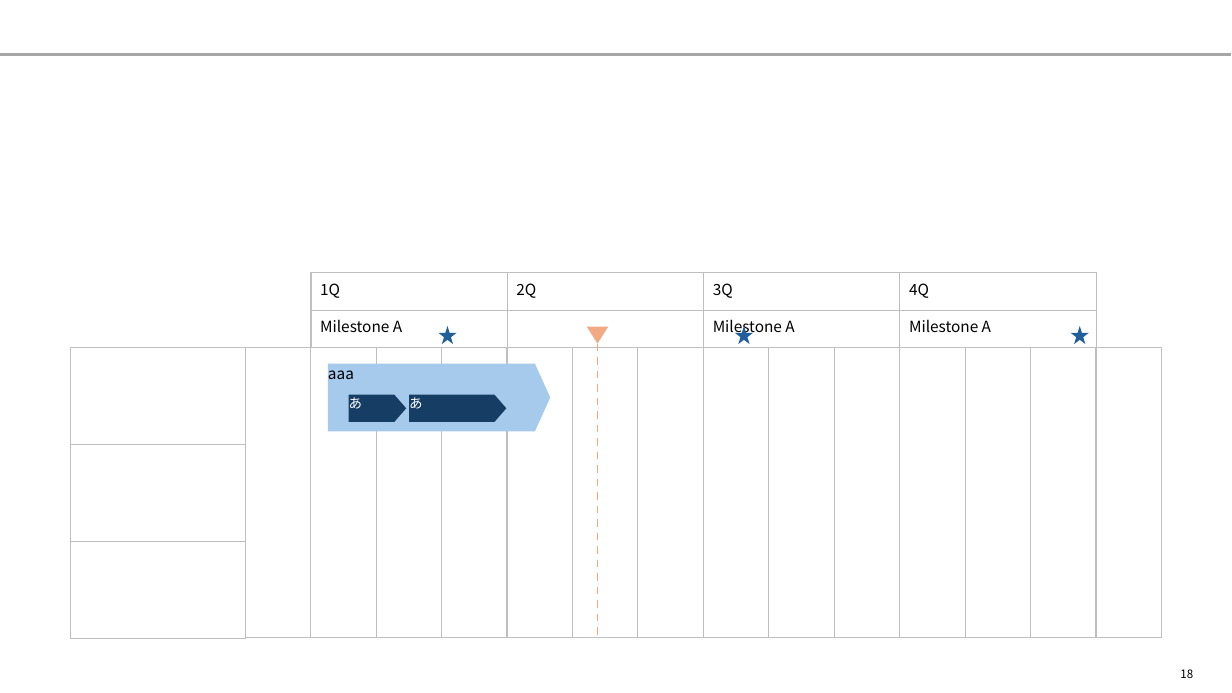
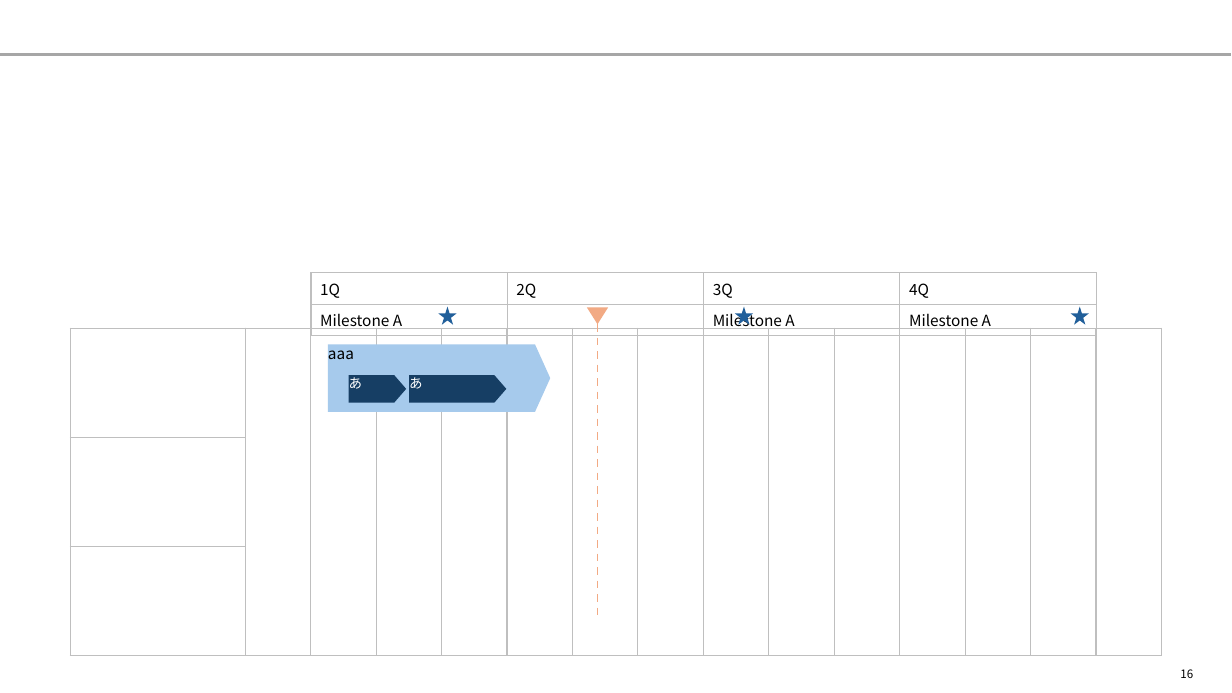
Before and after one commit to yuzucha16/dotfiles, a slide deck: slide 16 of office/Blank.potx (slide 18 before the commit). Drawn at 1232x693 pixels with LibreOffice and Linux fonts; fonts in the diff are those of the drawing. Boxes give left, top, right and bottom in pixels: in the first picture for what was removed or moved away, otherwise in the second. Text is boxed around its words. In the diff, an @@ line names an element or a change of style, - is before the commit and + after.

```diff
--- a/office/Blank.potx
+++ b/office/Blank.potx
@@ table: place and size @@
-table at <box>311,273,1095,348</box>
+table at <box>311,273,1095,335</box>
@@ table: place and size @@
-table at <box>70,348,245,639</box>
+table at <box>70,328,245,655</box>
@@ table: place and size @@
-table at <box>245,348,1164,638</box>
+table at <box>245,328,1164,655</box>
@@ 3 pentagon arrows, 3 stars, 1 triangle, 1 line: place and size @@
-3 pentagon arrows, 3 stars, 1 triangle, 1 line at <box>328,326,1090,638</box>
+3 pentagon arrows, 3 stars, 1 triangle, 1 line at <box>328,307,1090,618</box>
@@ page number at <box>1180,669,1193,678</box>: text changed @@
-18
+16
```
Also in this commit, not shown: 27 other slides changed, 2 slides added, 5 slides removed.
